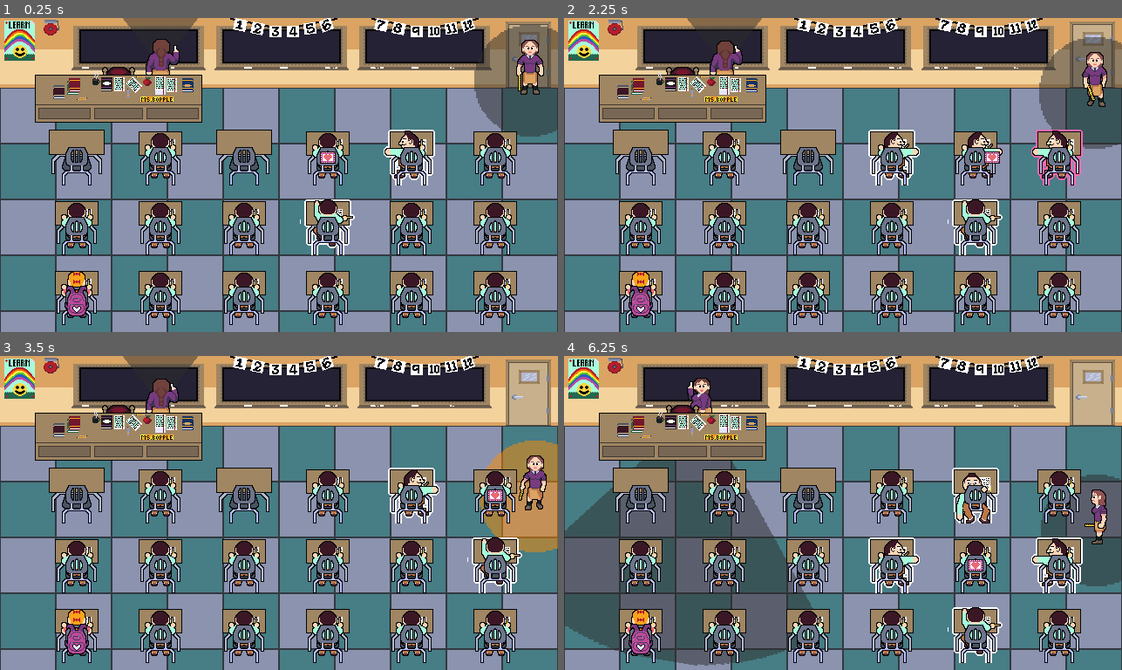
Above: before the commit, frames 1-4 (two rows, left to right).
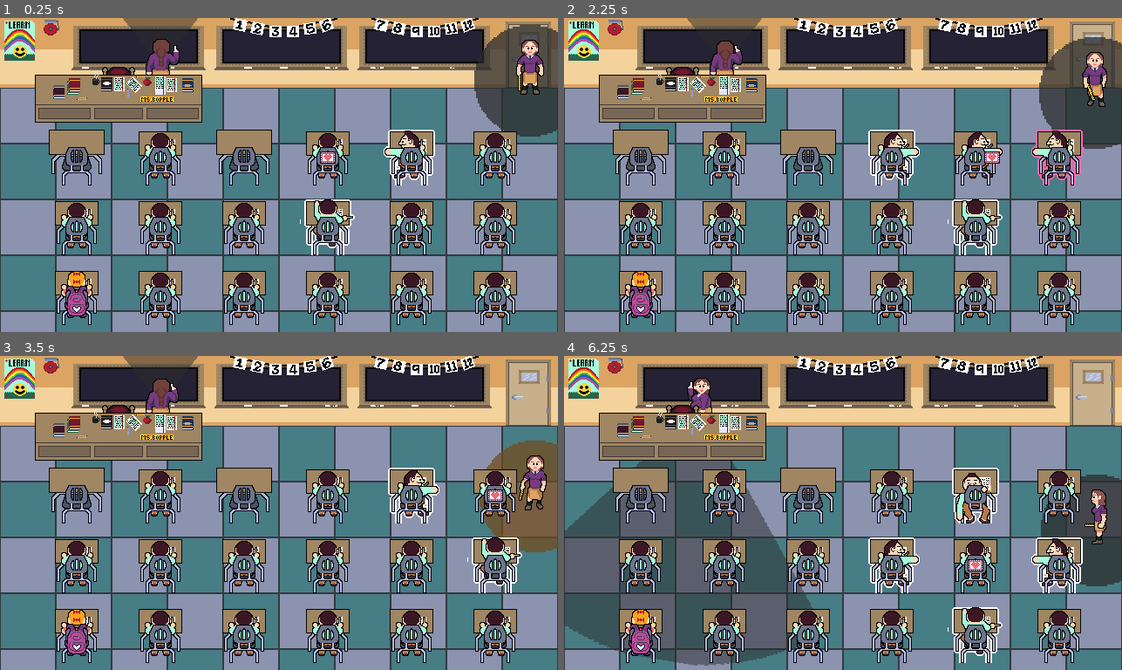
Above: after the commit, the same moments.

Repository: RacBrosGaming/Love-Note
Game: Godot game, scene res://Levels/class_room.tscn
The game is run twice, just before and just after one commit, with the same random seed, the same clock (stepped at 60 frames per second) and the same inputs. The engine's default icon, where the game draws it, is replaced by a stand-in: a white triangle on a blue panel in a dark square.
Inputs (mouse positions are in pixels of both pictures, inside the frame that each line leads up to):
- Up to frame 1 (0.25 s): no input
- Up to frame 2 (2.25 s): move the mouse to (642, 228) at 0.52 s; hold Right (right) 0.53-1.28 s; hold Space (select) 0.53-1.28 s; click (642, 228) at 0.67 s; move the mouse to (725, 156) at 1.27 s; hold Down (down) 1.28-2.03 s; tap Space (select) at 1.35 s; click (725, 156) at 1.42 s; move the mouse to (725, 228) at 2.02 s; hold Right (right) from 2.03 s (still down); hold Space (select) from 2.03 s (still down); click (725, 228) at 2.17 s
- Up to frame 3 (3.5 s): move the mouse to (161, 635) at 2.77 s; release Right (right) at 2.78 s; release Space (select) at 2.78 s; hold Up (up) from 2.78 s (still down); tap Space (select) at 2.85 s; click (161, 635) at 2.92 s
- Up to frame 4 (6.25 s): move the mouse to (809, 566) at 3.52 s; release Up (up) at 3.53 s; hold Space (select) 3.53-4.28 s; hold Left (left) 3.53-5.03 s; click (809, 566) at 3.67 s; move the mouse to (809, 635) at 4.27 s; tap Space (select) at 4.35, 5.85 s; click (809, 635) at 4.42 s; move the mouse to (893, 566) at 5.02 s; hold Down (down) 5.03-5.78 s; hold Space (select) 5.03-5.78 s; click (893, 566) at 5.17 s; move the mouse to (893, 635) at 5.77 s; hold Right (right) from 5.78 s (still down); click (893, 635) at 5.92 s

The runs differ from the first frame. In frame 1, 2.3% of the frame differs, in the area x 85-100%, y 2-36%; in frame 2, 2.1%; in frame 3, 2.7%, in the area x 85-100%, y 26-63%; in frame 4, 1.1%.

Commit message:
created eyes component

Diff:
--- /dev/null
+++ b/Components/eyes.gd
@@ -0,0 +1,54 @@
+@tool
+extends Area2D
+
+signal note_found(note: Note)
+
+@export var vision_cone_default := Color(0.17, 0.17, 0.17, 0.5)
+@export var vision_cone_warning := Color(1, 0.54902, 0, 0.5)
+@export var vision_cone_found := Color(0.862745, 0.0784314, 0.235294, 0.5)
+@export var vision_cone_sprite := preload("res://Assets/Components/vision_cone.png")
+
+@onready var vision_cone_sprite_2d: Sprite2D = $VisionConeSprite
+@onready var ray_cast_2d: RayCast2D = $RayCast2D
+
+var note: Note
+var look_for_note := false
+var found_note := false
+var last_note_position := Vector2.ZERO
+
+func _ready() -> void:
+	vision_cone_sprite_2d.texture = vision_cone_sprite
+	vision_cone_sprite_2d.modulate = vision_cone_default
+	area_entered.connect(_on_eyes_entered)
+	area_exited.connect(_on_eyes_exited)
+
+func _on_eyes_entered(area: Area2D) -> void:
+	if area is Note:
+		note = area
+		look_for_note = true
+		ray_cast_2d.enabled = true
+		vision_cone_sprite_2d.modulate = vision_cone_warning
+
+func _on_eyes_exited(area: Area2D) -> void:
+	if area is Note:
+		note = null
+		look_for_note = false
+		ray_cast_2d.enabled = false
+		vision_cone_sprite_2d.modulate = vision_cone_default
+
+func note_visible(note_position: Vector2) -> bool:
+	var collider: Note
+	ray_cast_2d.target_position = note_position - ray_cast_2d.global_position
+	ray_cast_2d.force_raycast_update()
+	if ray_cast_2d.is_colliding():
+		collider = ray_cast_2d.get_collider() as Note
+	return is_instance_valid(collider)
+
+func _process(delta: float) -> void:
+	if look_for_note && is_instance_valid(note):
+		last_note_position = note.global_position
+		found_note = note_visible(note.global_position)
+		if found_note:
+			vision_cone_sprite_2d.modulate = vision_cone_found
+			note_found.emit(note)
+			look_for_note = false
--- /dev/null
+++ b/Components/eyes.tscn
@@ -0,0 +1,19 @@
+[gd_scene load_steps=3 format=3 uid="uid://dd5j1mi7xbhwh"]
+
+[ext_resource type="Script" path="res://Components/eyes.gd" id="1_u2b64"]
+[ext_resource type="Texture2D" uid="uid://i7a0c351ceth" path="res://Assets/Components/vision_cone.png" id="2_s1lql"]
+
+[node name="Eyes" type="Area2D"]
+z_index = -5
+collision_layer = 2
+monitorable = false
+script = ExtResource("1_u2b64")
+
+[node name="VisionConeSprite" type="Sprite2D" parent="."]
+texture = ExtResource("2_s1lql")
+
+[node name="RayCast2D" type="RayCast2D" parent="."]
+enabled = false
+collision_mask = 5
+collide_with_areas = true
+collide_with_bodies = false
--- a/Levels/class_room.gd
+++ b/Levels/class_room.gd
@@ -13,7 +13,8 @@
 
 # Called when the node enters the scene tree for the first time.
 func _ready() -> void:
-	teacher.note_found.connect(_on_note_found)
+	#teacher.note_found.connect(_on_note_found)
+	pass
 
 # Called every frame. 'delta' is the elapsed time since the previous frame.
 func _process(_delta: float) -> void:
--- a/NPCs/teacher.gd
+++ b/NPCs/teacher.gd
@@ -1,30 +1,21 @@
 extends CharacterBody2D
 class_name Teacher
 
-signal note_found(note: Note)
-
 @onready var animated_sprite_2d: AnimatedSprite2D = $AnimatedSprite2D
-@onready var ray_cast_2d: RayCast2D = $RayCast2D
-@onready var eyes: Area2D = $Eyes
 @onready var move_timer: Timer = $MoveTimer
 @onready var turn_around_timer: Timer = $TurnAroundTimer
 @onready var look_timer: Timer = $LookTimer
+@onready var eyes: Area2D = $Eyes
 
-var look_for_note := false
-var found_note := false
-var last_note_position := Vector2.ZERO
+
 var direction := Vector2.RIGHT
 var lerp_direction := direction
-var note: Note
 var moving := false
 var facing_desks := false
 var looking_right := false
 var turn_smoothing := 5.0
 
-
 func _ready() -> void:
-	eyes.area_entered.connect(_on_eyes_area_entered)
-	eyes.area_exited.connect(_on_eyes_area_exited)
 	move_timer.timeout.connect(_on_move_timer_timeout)
 	look_timer.timeout.connect(_on_look_timer_timeout)
 	turn_around_timer.timeout.connect(_on_turn_around_timer_timeout)
@@ -34,31 +25,25 @@
 
 func _process(_delta: float) -> void:
 	animated_sprite_2d.flip_h = direction == Vector2.LEFT
-	if found_note:
-		if animated_sprite_2d.animation != "discover_letter":
-			animated_sprite_2d.play("discover_letter")
+	#if found_note:
+		#if animated_sprite_2d.animation != "discover_letter":
+			#animated_sprite_2d.play("discover_letter")
+	#else:
+	if looking_right:
+		animated_sprite_2d.play("look_right")
+	elif moving:
+		animated_sprite_2d.play("walk_right")
 	else:
-		if looking_right:
-			animated_sprite_2d.play("look_right")
-		elif moving:
-			animated_sprite_2d.play("walk_right")
-		else:
-			if animated_sprite_2d.animation != "look_up" && animated_sprite_2d.animation != "idle":
-				animated_sprite_2d.play("look_up")
+		if animated_sprite_2d.animation != "look_up" && animated_sprite_2d.animation != "idle":
+			animated_sprite_2d.play("look_up")
 
 func _physics_process(delta: float) -> void:
-	if found_note:
-		return
+	#if found_note:
+		#return
 	if moving:
 		var collider := move_and_collide(direction)
 		if is_instance_valid(collider):
 			direction = -direction
-		if look_for_note && is_instance_valid(note) && !note.global_position.is_equal_approx(last_note_position):
-			last_note_position = note.global_position
-			found_note = note_visible(note.global_position)
-			if found_note:
-				note_found.emit(note)
-				look_for_note = false
 	var from := eyes.rotation
 	var to := 0.0
 	var weight := turn_smoothing * delta
@@ -89,28 +74,6 @@
 	var distance := fposmod(to - from, TAU)
 	return from + distance * weight
 
-func note_visible(target_position: Vector2) -> bool:
-	var collider: Note
-	ray_cast_2d.target_position = target_position - ray_cast_2d.global_position
-	ray_cast_2d.force_raycast_update()
-	if ray_cast_2d.is_colliding():
-		collider = ray_cast_2d.get_collider() as Note
-	return is_instance_valid(collider)
-
-func _on_eyes_area_entered(area: Area2D) -> void:
-	if area is Note:
-		note = area
-		look_for_note = true
-		ray_cast_2d.enabled = true
-
-
-func _on_eyes_area_exited(area: Area2D) -> void:
-	if area is Note:
-		note = null
-		look_for_note = false
-		ray_cast_2d.enabled = false
-
-
 func _on_move_timer_timeout() -> void:
 	moving = false
 	facing_desks = false
--- a/NPCs/teacher.tscn
+++ b/NPCs/teacher.tscn
@@ -2,7 +2,7 @@
 
 [ext_resource type="Script" path="res://NPCs/teacher.gd" id="1_hblwe"]
 [ext_resource type="Texture2D" uid="uid://b07uuea0a43no" path="res://Assets/Teacher/spritesheet_teacher.png" id="2_rfhby"]
-[ext_resource type="Texture2D" uid="uid://i7a0c351ceth" path="res://Assets/Teacher/vision_cone.png" id="3_a5bu7"]
+[ext_resource type="PackedScene" uid="uid://dd5j1mi7xbhwh" path="res://Components/eyes.tscn" id="3_47a0o"]
 
 [sub_resource type="AtlasTexture" id="AtlasTexture_4t6bf"]
 atlas = ExtResource("2_rfhby")
@@ -137,22 +137,11 @@
 [node name="CollisionShape2D" type="CollisionShape2D" parent="."]
 shape = SubResource("CapsuleShape2D_rmx2n")
 
-[node name="Eyes" type="Area2D" parent="."]
-z_index = -5
-collision_layer = 2
-
-[node name="Sprite2D" type="Sprite2D" parent="Eyes"]
-modulate = Color(0.173, 0.173, 0.173, 0.5)
-texture = ExtResource("3_a5bu7")
+[node name="Eyes" parent="." instance=ExtResource("3_47a0o")]
 
 [node name="CollisionPolygon2D" type="CollisionPolygon2D" parent="Eyes"]
 visible = false
 polygon = PackedVector2Array(0, 0, -184, 232, -112, 280, 0, 296, 112, 280, 184, 232)
-
-[node name="RayCast2D" type="RayCast2D" parent="."]
-collision_mask = 5
-collide_with_areas = true
-collide_with_bodies = false
 
 [node name="MoveTimer" type="Timer" parent="."]
 one_shot = true
--- a/NPCs/teacher_assistant.gd
+++ b/NPCs/teacher_assistant.gd
@@ -1,7 +1,5 @@
-extends Area2D
+extends Node2D
 class_name TeacherAssistant
-
-signal note_found(note: Note)
 
 const SPEED = 50.0
 
@@ -9,28 +7,14 @@
 
 @onready var animated_sprite_2d: AnimatedSprite2D = $AnimatedSprite2D
 @onready var walk_timer: Timer = $WalkTimer
-@onready var ray_cast_2d: RayCast2D = $RayCast2D
-@onready var vision_cone: Sprite2D = $VisionCone
 
 var walk_path: Array[Vector2]
 var moving := false
 var target_position := Vector2(-1, -1)
 var current_direction := Vector2.ZERO
 
-var look_for_note := false
-var found_note := false
-var last_note_position := Vector2.ZERO
-var note: Note
-
-var vision_cone_default := Color(0.17, 0.17, 0.17, 0.5)
-var vision_cone_warning := Color(1, 0.54902, 0, 0.5)
-var vision_cone_found := Color(0.862745, 0.0784314, 0.235294, 0.5)
-
 func _ready() -> void:
 	walk_timer.timeout.connect(_on_walk_timer_timeout)
-	area_entered.connect(_on_area_entered)
-	area_exited.connect(_on_area_exited)
-	vision_cone.modulate = vision_cone_default
 
 func _process(_delta: float) -> void:
 	var animation := "idle"
@@ -49,7 +33,6 @@
 
 func _physics_process(_delta: float) -> void:
 	move()
-	check_for_note()
 
 func move() -> void:
 	if walk_path.is_empty():
@@ -82,15 +65,6 @@
 			moving = false
 			walk_timer.start()
 
-func check_for_note() -> void:
-	if look_for_note && is_instance_valid(note):
-		last_note_position = note.global_position
-		found_note = note_visible(note.global_position)
-		if found_note:
-			vision_cone.modulate = vision_cone_found
-			note_found.emit(note)
-			look_for_note = false
-
 func get_random_walk_path() -> void:
 	var column := randi_range(0, grid.walking_area.x - 2)
 	var row := randi_range(0, grid.walking_area.y - 2)
@@ -102,25 +76,3 @@
 	if moving == false:
 		target_position = walk_path[0]
 		moving = true
-
-func _on_area_entered(area: Area2D) -> void:
-	if area is Note:
-		note = area
-		look_for_note = true
-		ray_cast_2d.enabled = true
-		vision_cone.modulate = vision_cone_warning
-
-func _on_area_exited(area: Area2D) -> void:
-	if area is Note:
-		note = null
-		look_for_note = false
-		ray_cast_2d.enabled = false
-		vision_cone.modulate = vision_cone_default
-
-func note_visible(note_position: Vector2) -> bool:
-	var collider: Note
-	ray_cast_2d.target_position = note_position - ray_cast_2d.global_position
-	ray_cast_2d.force_raycast_update()
-	if ray_cast_2d.is_colliding():
-		collider = ray_cast_2d.get_collider() as Note
-	return is_instance_valid(collider)
--- a/NPCs/teacher_assistant.tscn
+++ b/NPCs/teacher_assistant.tscn
@@ -1,10 +1,11 @@
-[gd_scene load_steps=31 format=3 uid="uid://b3iy832u4660f"]
+[gd_scene load_steps=32 format=3 uid="uid://b3iy832u4660f"]
 
 [ext_resource type="Texture2D" uid="uid://cv11ve43s03o" path="res://Assets/Teacher/teacher_assistant_walk_down.png" id="1_icfs4"]
 [ext_resource type="Script" path="res://NPCs/teacher_assistant.gd" id="1_rq2fs"]
 [ext_resource type="Texture2D" uid="uid://8eb6wl7ca7tt" path="res://Assets/Teacher/teacher_assistant_walk_up.png" id="2_l0oxo"]
 [ext_resource type="Texture2D" uid="uid://cigyfqlhcm243" path="res://Assets/Teacher/teacher_assistant_walk_right.png" id="3_j2ug5"]
-[ext_resource type="Texture2D" uid="uid://du2gy8cwx3he2" path="res://Assets/Teacher/vision_cone_round.png" id="5_4s506"]
+[ext_resource type="Texture2D" uid="uid://du2gy8cwx3he2" path="res://Assets/Components/vision_cone_round.png" id="5_4s506"]
+[ext_resource type="PackedScene" uid="uid://dd5j1mi7xbhwh" path="res://Components/eyes.tscn" id="6_r5xhd"]
 
 [sub_resource type="AtlasTexture" id="AtlasTexture_0ogy8"]
 atlas = ExtResource("1_icfs4")
@@ -210,13 +211,11 @@
 "speed": 5.0
 }]
 
-[sub_resource type="CircleShape2D" id="CircleShape2D_546rd"]
+[sub_resource type="CircleShape2D" id="CircleShape2D_y3kv2"]
 radius = 64.0
 
-[node name="TeacherAssistant" type="Area2D"]
+[node name="TeacherAssistant" type="Node2D"]
 y_sort_enabled = true
-collision_layer = 2
-monitorable = false
 script = ExtResource("1_rq2fs")
 
 [node name="AnimatedSprite2D" type="AnimatedSprite2D" parent="."]
@@ -237,11 +236,8 @@
 one_shot = true
 autostart = true
 
-[node name="CollisionShape2D" type="CollisionShape2D" parent="."]
-shape = SubResource("CircleShape2D_546rd")
-
-[node name="RayCast2D" type="RayCast2D" parent="."]
-enabled = false
-collision_mask = 5
-collide_with_areas = true
-collide_with_bodies = false
+[node name="Eyes" parent="." instance=ExtResource("6_r5xhd")]
+vision_cone_sprite = ExtResource("5_4s506")
+
+[node name="CollisionShape2D" type="CollisionShape2D" parent="Eyes"]
+shape = SubResource("CircleShape2D_y3kv2")
Renamed: Assets/Teacher/vision_cone.png -> Assets/Components/vision_cone.png
Not shown, changed: Assets/Components/vision_cone.png.import
Renamed: Assets/Teacher/vision_cone_round.png -> Assets/Components/vision_cone_round.png
Not shown, changed: Assets/Components/vision_cone_round.png.import
